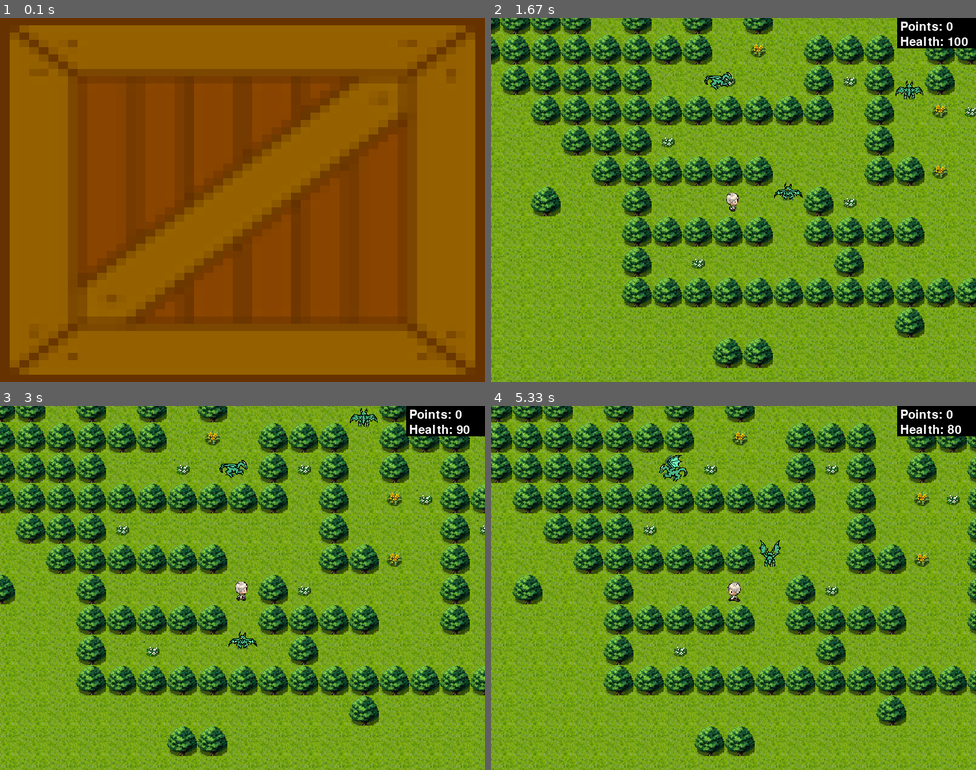
Above: before the commit, frames 1-4 (two rows, left to right).
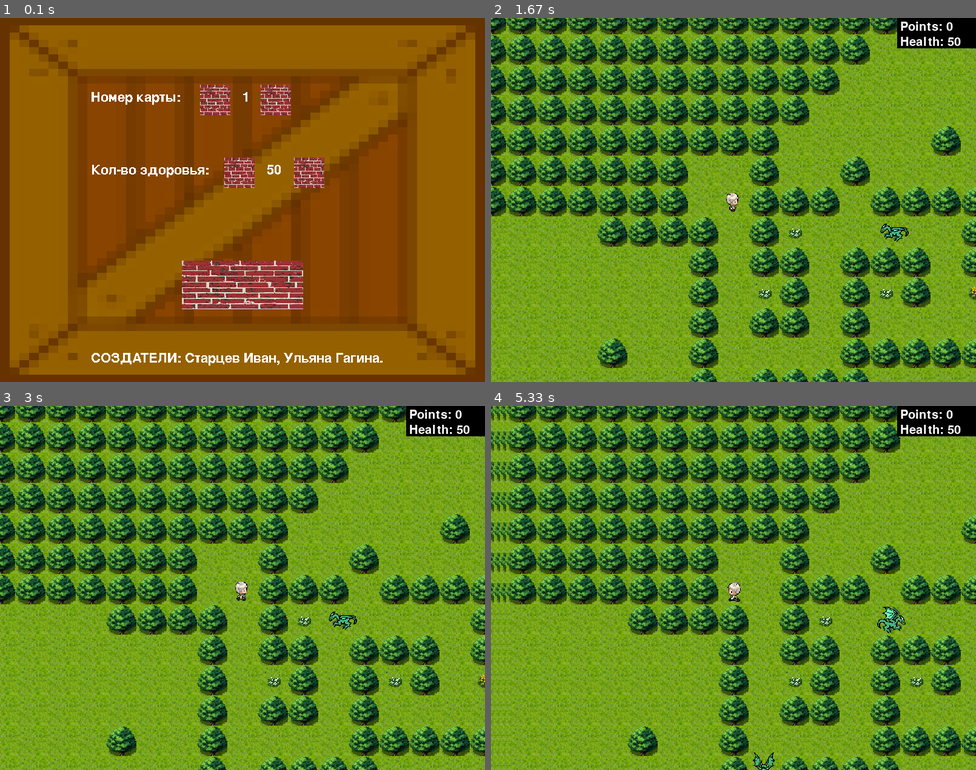
Above: after the commit, the same moments.

Repository: ivampo/PygameProject
Game: pygame game, started from basic.py
Same seed, same stepped clock (60 frames per second), same inputs: the game is played once before the commit and once after it.
Inputs (mouse positions are in pixels of both pictures, inside the frame that each line leads up to):
- Up to frame 1 (0.1 s): no input
- Up to frame 2 (1.67 s): click (733, 283) at 0.42 s; hold Right 0.67-1.13 s; move the mouse to (617, 185) at 0.7 s; hold Right from 1.5 s (still down)
- Up to frame 3 (3 s): release Right at 1.97 s; hold Right 2-2.53 s; hold Right 2.57-2.87 s; hold Right from 2.9 s (still down)
- Up to frame 4 (5.33 s): release Right at 3.3 s; hold Right 3.33-3.7 s; hold Right 3.73-4.37 s; hold Left 4.8-5.27 s; hold Left from 5.3 s (still down)

The runs differ from the first frame. In frame 1, 6.6% of the frame differs, in the area x 18-79%, y 18-96%; in frame 2, 71%, in the area x 0-100%, y 0-100%; in frame 3, 31%; in frame 4, 70%.

Commit message:
изменен баланс первого уровня, сделан стартовый экран, пока что без красивого оформления

Diff:
--- a/basic.py
+++ b/basic.py
@@ -11,7 +11,6 @@
 fps = 15
 clock = pygame.time.Clock()
 points = 0
-health = 100
 god_mode = False
 
 
@@ -47,15 +46,54 @@
 
 def start_screen():
     fon = pygame.transform.scale(load_image('box.png'), (width, height))
-    screen.blit(fon, (0, 0))
+    font = pygame.font.SysFont(None, 32)
+    health_list = [20, 50, 100]
+    health_num = 1
+    map_list = ['map.txt', 'map2.txt', 'map3.txt']
+    map_num = 0
+    text1 = font.render('Номер карты:', False, pygame.Color('white'))
+    text1_value = font.render(str(map_num + 1), False, pygame.Color('white'))
+    text2 = font.render('Кол-во здоровья:', False, pygame.Color('white'))
+    text2_value = font.render(str(health_list[health_num]), False, pygame.Color('white'))
+    author_text = font.render('СОЗДАТЕЛИ: Старцев Иван, Ульяна Гагина.', False, pygame.Color('white'))
 
     while True:
         for event in pygame.event.get():
             if event.type == pygame.QUIT:
                 terminate()
-            elif event.type == pygame.KEYDOWN or \
-                    event.type == pygame.MOUSEBUTTONDOWN:
-                return
+            elif event.type == pygame.MOUSEBUTTONDOWN:
+                pos = pygame.mouse.get_pos()
+                print(pos)
+                if 300 <= pos[0] <= 500 and 400 <= pos[1] <= 480:
+                    return health_list[health_num], map_list[map_num]
+                if 330 <= pos[0] <= 380 and 110 <= pos[1] <= 160:
+                    map_num = (map_num - 1) % 3
+                    text1_value = font.render(str(map_num + 1), False, pygame.Color('white'))
+                if 430 <= pos[0] <= 480 and 110 <= pos[1] <= 160:
+                    map_num = (map_num + 1) % 3
+                    text1_value = font.render(str(map_num + 1), False, pygame.Color('white'))
+                if 370 <= pos[0] <= 420 and 230 <= pos[1] <= 280:
+                    health_num = (health_num - 1) % 3
+                    text2_value = font.render(str(health_list[health_num]), False, pygame.Color('white'))
+                if 485 <= pos[0] <= 535 and 230 <= pos[1] <= 280:
+                    health_num = (health_num + 1) % 3
+                    text2_value = font.render(str(health_list[health_num]), False, pygame.Color('white'))
+
+        screen.blit(fon, (0, 0))
+
+        screen.blit(text1, (150, 120))
+        screen.blit(text1_value, (400, 120))
+        screen.blit(next_button, (330, 110))
+        screen.blit(next_button, (430, 110))
+
+        screen.blit(text2, (150, 240))
+        screen.blit(text2_value, (440, 240))
+        screen.blit(next_button, (370, 230))
+        screen.blit(next_button, (485, 230))
+
+        screen.blit(start_button, (300, 400))
+        screen.blit(author_text, (150, 550))
+
         pygame.display.flip()
         clock.tick(fps)
 
@@ -63,7 +101,7 @@
 def end_screen(win=False):
     global running, player, level_x, level_y, motion, health, \
         all_sprites, tiles_group, walls_group, player_group, \
-        plant_group, enemy_group, bad_plant_group
+        plant_group, enemy_group, bad_plant_group, gamemap
     if win:
         fon = pygame.transform.scale(load_image('end_screen_win.png'), (width, height))
     else:
@@ -98,10 +136,9 @@
     plant_group = pygame.sprite.Group()
     enemy_group = pygame.sprite.Group()
     bad_plant_group = pygame.sprite.Group()
-    player, level_x, level_y = generate_level(load_level('map.txt'))
-    start_screen()
+    health, gamemap = start_screen()
+    player, level_x, level_y = generate_level(load_level(gamemap))
     running = True
-    health = 10
     motion = 0
 
 
@@ -132,6 +169,8 @@
 good_plant_image = pygame.transform.scale(good_plant_image, (26, 26))
 bad_plant_image = load_image('bad_plant1.png')
 bad_plant_image = pygame.transform.scale(bad_plant_image, (26, 26))
+start_button = pygame.transform.scale(load_image('bricks.png'), (200, 80))
+next_button  = pygame.transform.scale(load_image('bricks.png'), (50, 50))
 
 tile_width = tile_height = 50
 
@@ -352,14 +391,13 @@
     return new_player, x, y
 
 
-player, level_x, level_y = generate_level(load_level('map2.txt'))
+health, gamemap = start_screen()
+player, level_x, level_y = generate_level(load_level(gamemap))
 
 camera = Camera()
-start_screen()
 running = True
 motion = 0
 while running:
-    print(len(plant_group.sprites()))
     for event in pygame.event.get():
         if event.type == pygame.USEREVENT:
             god_mode = False
--- a/map.txt
+++ b/map.txt
@@ -1,18 +1,21 @@
+#####
+################
 #############
 ############
 ###########
 ##########.....#
-######...#..#.......#
-######.@.##########..........
+#######..#..#.......#
+#######@.###.######..........
 ....####.#&....h#&#.....#.......
 .......#.##.###.#.#..#..........
 .......#.&#.#&#.+.#.......#.....
 .......#.##.#.....##########...#.
-....#..#v...#######&..##.&.######
-.......#.####....###+...h#...#####
-.......#.+#&..##.##########+..#####
+....#..#v...#######&.+.+.&.######
+.......#.####....###....h#...#####
+.......#.+#&..##..#########+..#####
 .......#.###..#&.##....######&#####
 .....#.#.....##.v...##.##...#..#####
-.......###############..#.+.#.######
-...........#.........#.&..#..v#######
+.......#########.#####..#.+.#.######
+...........#....#....#.&..#..v#######
 .................#...################
+#############################
